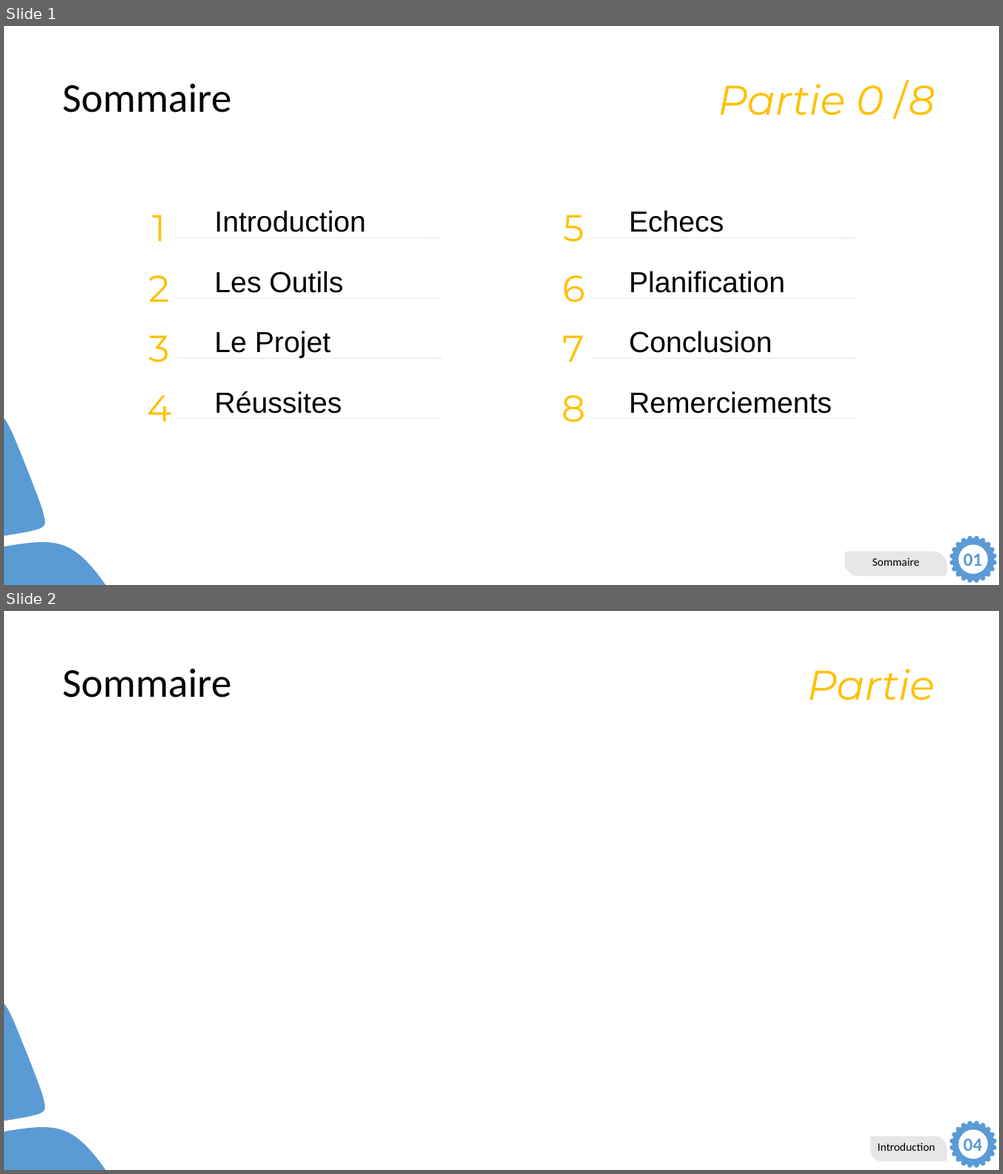
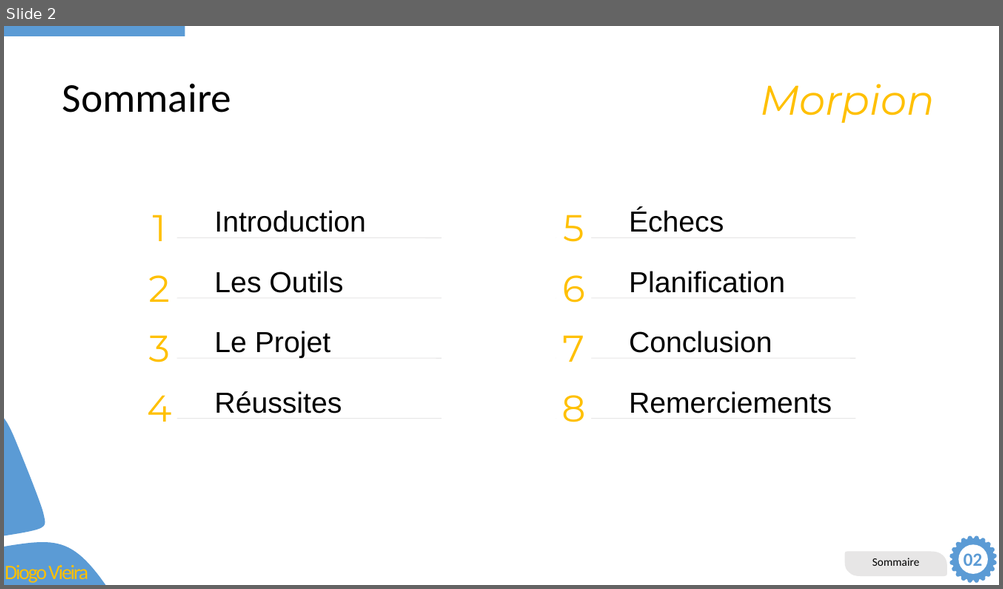
Before and after one commit to DiogoVieiraFerreira/Morpion_Pre-TPI, a slide deck: Dev/Présentation.pptx. Shown one above the other, each under a label of ours: slides 1 and 2 before the commit, slide 2 after it. The pictures are 1003x1174 and 1003x589 pixels, drawn with LibreOffice and Linux fonts; fonts in the diff are those of the drawing. Boxes give left, top, right and bottom in pixels: in the first picture for what was removed or moved away, otherwise in the second. Text is boxed around its words. In the diff, an @@ line names an element or a change of style, - is before the commit and + after.

```diff
--- a/Dev/Présentation.pptx
+++ b/Dev/Présentation.pptx
@@ slide 2 removed at [4, 611, 999, 1170], background #FFFFFF; not listed: 4 template elements that a slide beside it also shows @@
@@ title removed at [62, 669, 232, 698] @@
-Sommaire
@@ text removed at [807, 669, 934, 701] @@
-Partie
@@ freeform shape removed at [871, 1137, 947, 1162] @@
-Introduction
@@ text removed at [963, 1139, 982, 1151] @@
-04
@@ what was slide 1 is now slide 2 @@
@@ slide 2 changed as well @@
@@ rectangle added at [4, 26, 185, 36], fill #5B9BD5 @@
@@ text at [760, 84, 934, 123]: text changed @@
-Partie 0 /8
+Morpion
@@ text at [629, 209, 723, 232]: text changed @@
-Echecs
+Échecs
@@ text at [963, 554, 982, 566]: text changed @@
-01
+02
@@ text added at [5, 562, 88, 583], 19.8 pt, text #FFC000 @@
+Diogo Vieira
```
Also in this commit, not shown: 3 other slides changed, 7 slides added, 1 other slide removed, 2 other files.
